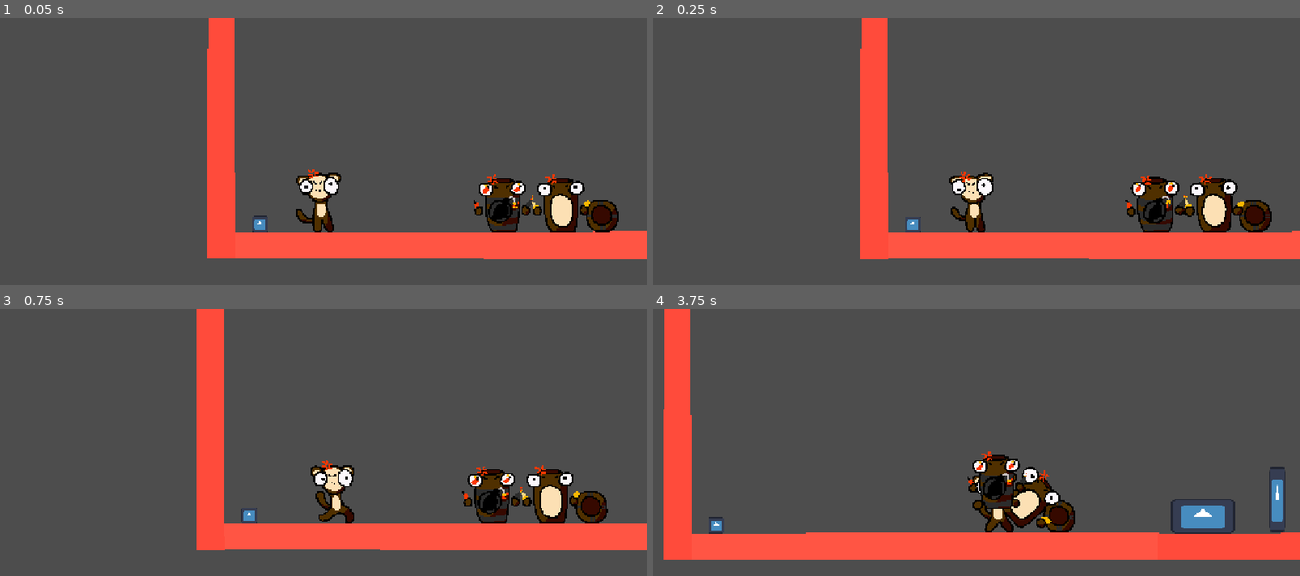
Above: before the commit, frames 1-4 (two rows, left to right).
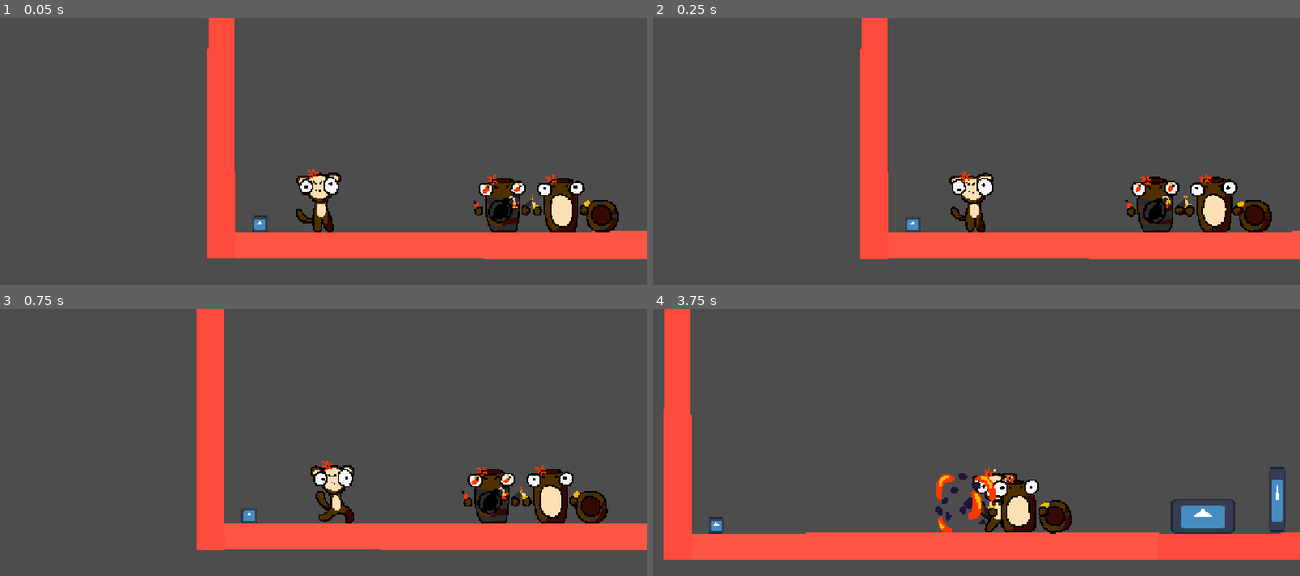
Above: after the commit, the same moments.

Repository: valk0x29a/godot-wild-jam
Game: Godot game, scene res://scenes/test_scenes/bad2d_scene.tscn
Two runs of this game, one before a commit and one after it. Both use one fixed random seed, a clock stepped at 60 frames per second and the inputs below. The engine's default icon, where the game draws it, is replaced by a stand-in: a white triangle on a blue panel in a dark square.
Inputs (mouse positions are in pixels of both pictures, inside the frame that each line leads up to):
- Up to frame 1 (0.05 s): no input
- Up to frame 2 (0.25 s): no input
- Up to frame 3 (0.75 s): move the mouse to (465, 471) at 0.52 s; hold D (Right) from 0.53 s (still down); tap E (Interact) at 0.6 s
- Up to frame 4 (3.75 s): tap W (Jump) at 0.77, 1.52, 3.02 s; move the mouse to (847, 509) at 1.27 s; click (847, 509) at 1.35 s; move the mouse to (1041, 410) at 2.02 s; release D (Right) at 2.03 s; hold A (Left) 2.03-2.78 s; tap E (Interact) at 2.1, 3.6 s; move the mouse to (944, 562) at 2.77 s; hold D (Right) from 2.78 s (still down); click (944, 562) at 2.85 s; move the mouse to (1170, 546) at 3.52 s

Frame 1 is identical in both runs. In frame 2, less than 0.1% of the frame differs, in the area x 82-91%, y 59-80%; in frame 3, less than 0.1%; in frame 4, 3.1%, in the area x 43-66%, y 53-85%.

Commit message:
banana mouse cursor!!!

Diff:
--- a/project.godot
+++ b/project.godot
@@ -20,6 +20,7 @@
 window/size/viewport_width=1280
 window/size/viewport_height=720
 window/stretch/mode="canvas_items"
+mouse_cursor/custom_image="uid://dvinaw4lq8vj0"
 
 [file_customization]
 
--- a/scenes/test_scenes/bad2d_scene.tscn
+++ b/scenes/test_scenes/bad2d_scene.tscn
@@ -72,9 +72,12 @@
 
 [node name="Bouncable Barrel" parent="." unique_id=1272419484 instance=ExtResource("2_b6yo7")]
 position = Vector2(815, 601)
+bounciness = 1.3
 
 [node name="Explodable Barrel" parent="." unique_id=1826813234 instance=ExtResource("3_3ny0r")]
 position = Vector2(699, 601)
+explode_required_force = 100.0
+explosion_force = 800.0
 
 [node name="Prototype Rock" parent="." unique_id=397919312 instance=ExtResource("5_dxx7p")]
 position = Vector2(217, 649)
Binary file added: assets/sprites/banana_cursor.png
Not shown, added: assets/sprites/banana_cursor.png.import
